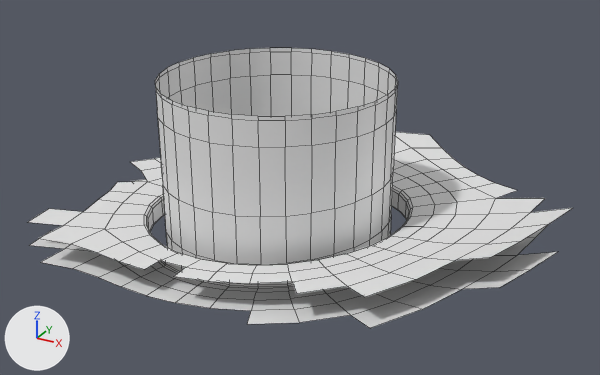
The OBJ model PadForge.App/3DModels/DualSense/Edge/B4.obj, before and after one commit.
Camera for both pictures: a 50 mm lens placed at (65.7, -61.7, -7.1), pointed at (50.3, -33.6, -21.1). Lighting does not change. The marker at lower left points along +X, +Y and +Z. The older version comes first. Mesh edges are drawn as thin lines. Where no turn or scale is listed for an object, it has been applied to the vertices.

The older version as bpy lines, for what is in view:
```python
me_b4 = bpy.data.meshes.new('B4')
me_b4.from_pydata(...)  # 914 vertices, 848 faces; spans x 40.5..61.3, y -42.3..-23.0, z -23.7..-16.1
ob_b4 = bpy.data.objects.new('B4', me_b4)
ob_b4.location = (0.0, 0.0, 0.0)
```
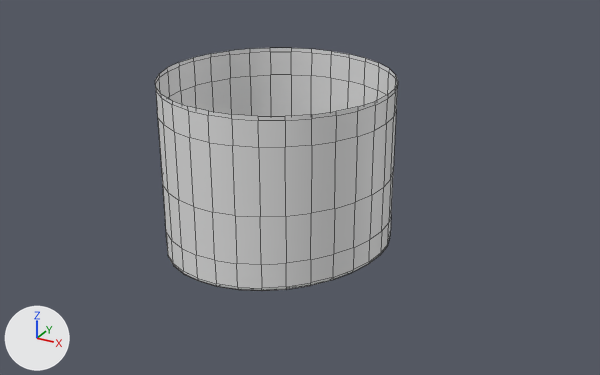
Changed parts and their boxes [x1, y1, x2, y2] in the pictures (600 x 375 px):
'B4', reshaped (55% narrower, 13% shorter)
    before: [28, 48, 572, 328]
    after: [155, 48, 398, 291]
part 1 of me_b4, deleted
    before: [28, 132, 572, 328]

Patch to the scene script:
```diff
--- a/PadForge.App/3DModels/DualSense/Edge/B4.obj.py
+++ b/PadForge.App/3DModels/DualSense/Edge/B4.obj.py
@@ me_b4 @@
 # used by ob_b4; location = (0.0, 0.0, 0.0)
-me_b4.from_pydata(...)  # 914 vertices, 848 faces; spans x 40.5..61.3, y -42.3..-23.0, z -23.7..-16.1
+me_b4.from_pydata(...)  # 465 vertices, 448 faces; spans x 45.2..54.5, y -39.4..-30.0, z -23.7..-16.1
+# me_b4 part 1: the loose piece of 449 vertices spanning x 40.5..61.3, y -42.3..-23.0, z -23.2..-19.6 is deleted
```
